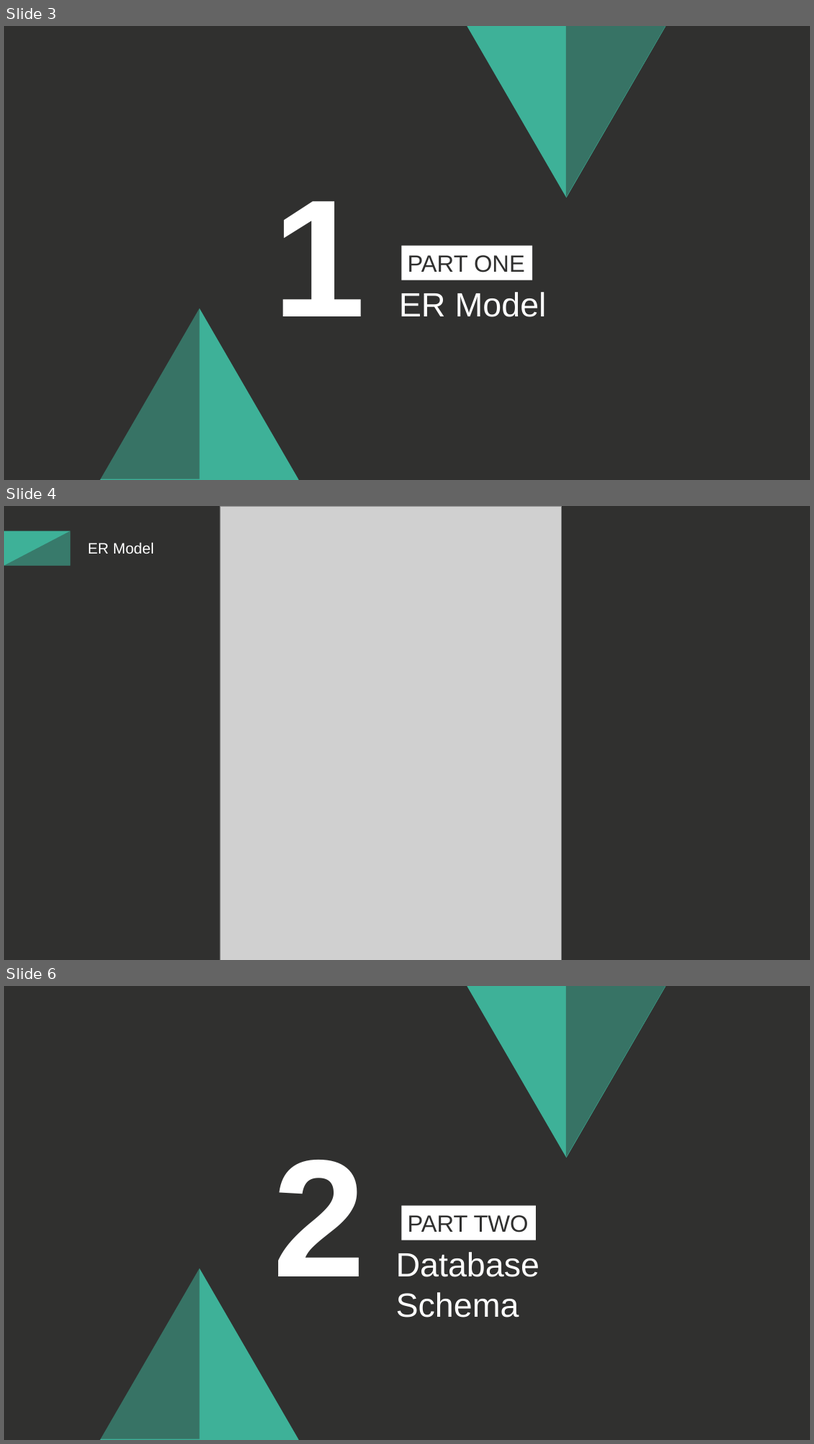
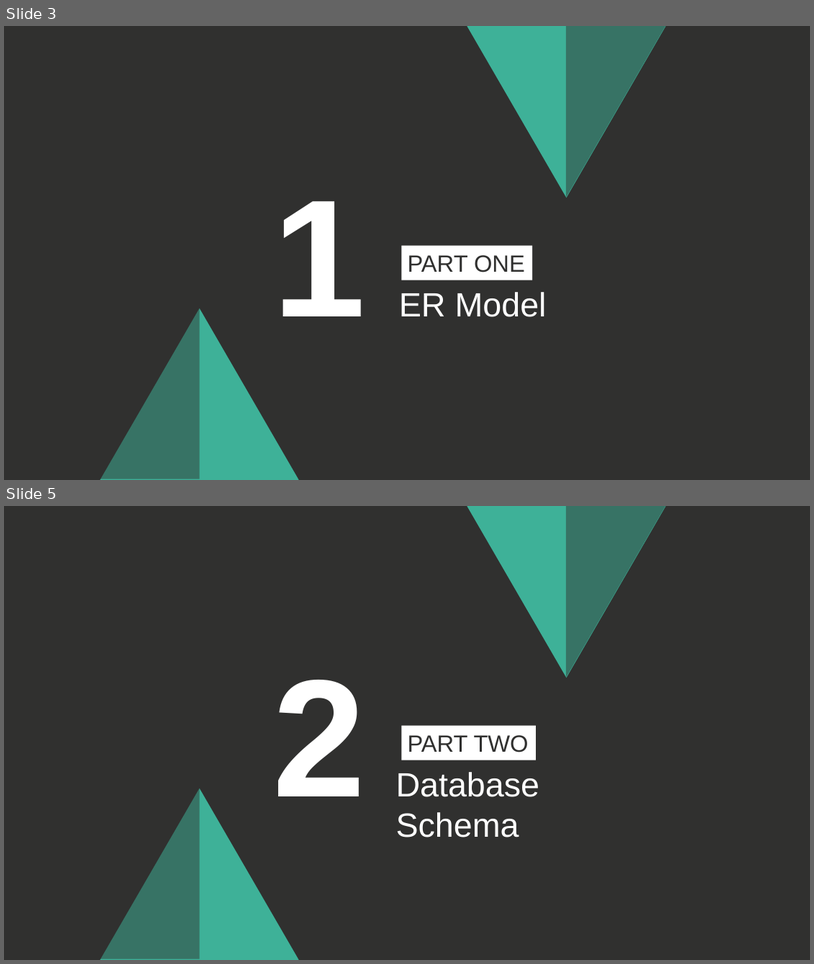
Before and after one commit to 13urgerKing/109-1DBMS, a slide deck: 109-1資料庫系統報告.pptx. Shown one above the other, each under a label of ours: slides 3, 4 and 6 before the commit, slides 3 and 5 after it; the slides between them are not shown. The pictures are 814x1444 and 814x964 pixels, drawn with LibreOffice and Linux fonts; fonts in the diff are those of the drawing; grey boxes stand for pictures. Boxes give left, top, right and bottom in pixels: in the first picture for what was removed or moved away, otherwise in the second. Text is boxed around its words. In the diff, an @@ line names an element or a change of style, - is before the commit and + after.

```diff
--- a/109-1資料庫系統報告.pptx
+++ b/109-1資料庫系統報告.pptx
@@ slide 4 removed at <box>4,506,810,960</box>, background #30302F @@
@@ picture removed at <box>220,506,562,960</box> @@
@@ rectangle removed at <box>4,530,70,565</box> @@
@@ right triangle removed at <box>4,530,70,565</box> @@
@@ text removed at <box>88,542,154,554</box> @@
-ER Model
@@ what was slide 6 is now slide 5 @@
```
Also in this commit, not shown: 9 slides changed, 2 slides added, 6 other files.
